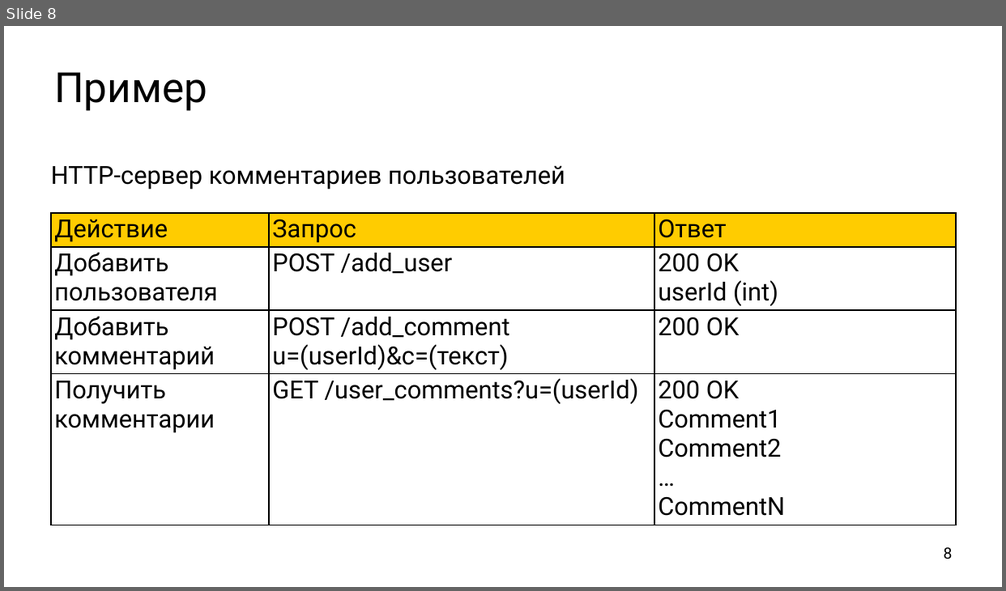
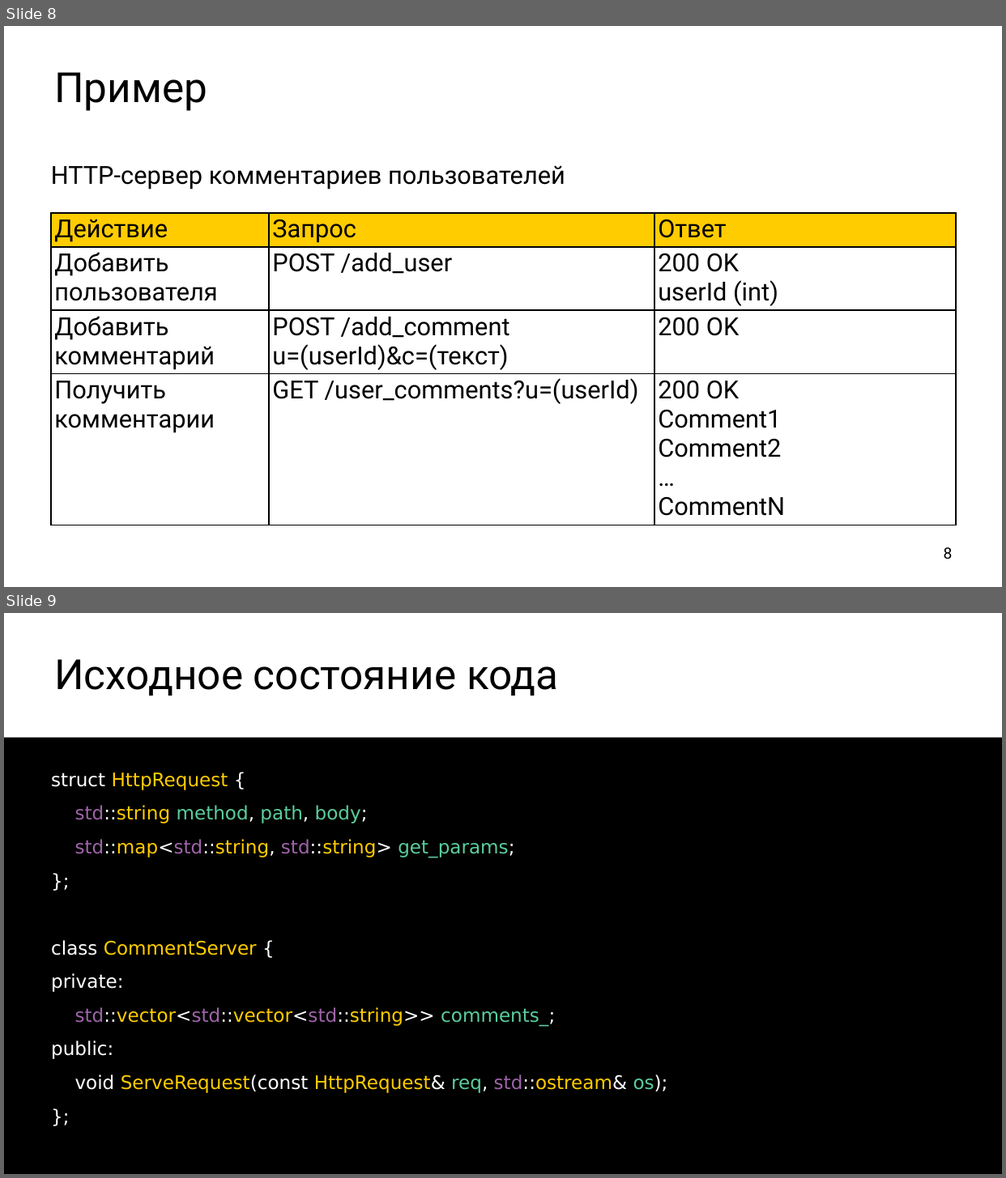
Before and after one commit to ishfb/secr2017, a slide deck: slides.pptx. Shown one above the other, each under a label of ours: slide 8 before the commit, slides 8 and 9 after it. The pictures are 1006x591 and 1006x1178 pixels, drawn with LibreOffice and Linux fonts; fonts in the diff are those of the drawing. Boxes give left, top, right and bottom in pixels: in the first picture for what was removed or moved away, otherwise in the second. Text is boxed around its words. In the diff, an @@ line names an element or a change of style, - is before the commit and + after.

```diff
--- a/slides.pptx
+++ b/slides.pptx
@@ slide 9 added at box(4, 613, 1002, 1174), background #FFFFFF @@
@@ title added at box(54, 659, 558, 696), 80 pt, text #000000 @@
+Исходное состояние кода
@@ text added at box(4, 738, 1002, 1174), fill #000000, 36 pt, text #FFCC00 @@
+struct HttpRequest {
+std::string method, path, body;
+std::map<std::string, std::string> get_params;
+};
+class CommentServer {
+private:
+std::vector<std::vector<std::string>> comments_;
+public:
+void ServeRequest(const HttpRequest& req, std::ostream& os);
+};
```
Also in this commit, not shown: 8 other slides added.
